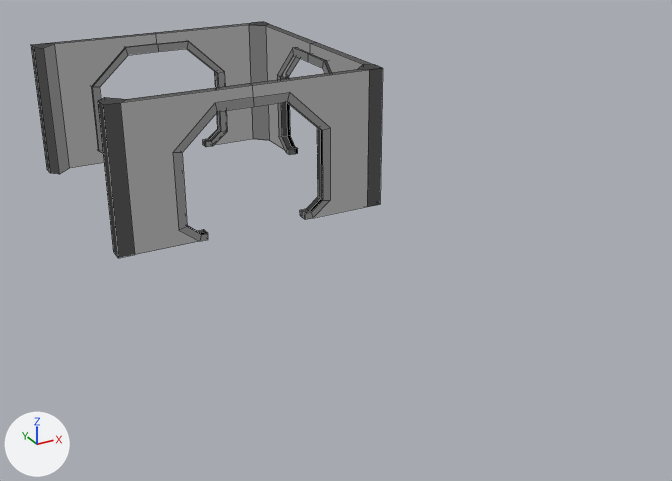
Two versions of the Blender file DOCS/Assets/3Dassets/Models/_Stage_Exp.blend, one commit apart.
Camera for both pictures: a camera (50 mm lens) standing at (-10.9, -29.4, 11.5) and looking at (1.3, -7.2, 0.4). Every picture has the same lights, and +X, +Y and +Z are marked at lower left. Mesh edges are drawn as thin lines. The same objects are shown in both versions, whatever each file hides.

In view in the first picture: '_Door_', '_Door_Corridor'.
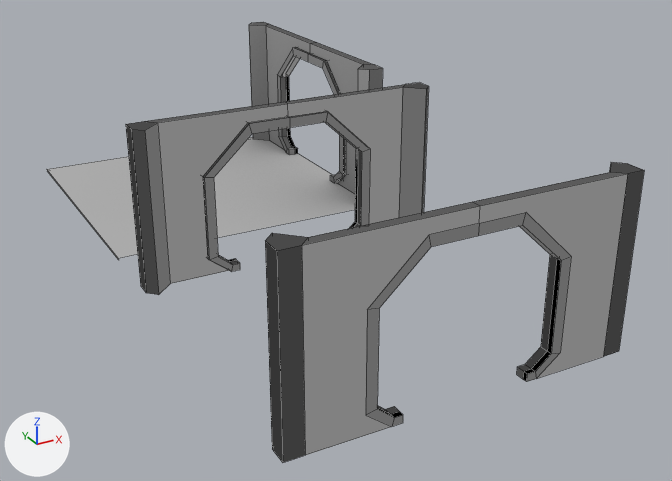
Changed parts and their boxes (x1, y1, x2, y2) in the pictures (672 x 481 px):
'_Door_Corridor', moved: before (31, 22, 383, 258); after (126, 82, 644, 463)
'_Door_', reshaped: before (249, 23, 381, 155); after (47, 22, 383, 259)
part 1 of me_cube_003, added: after (47, 137, 355, 259)
part 2 of me_cube_003, recoloured: before (266, 24, 373, 150); after (266, 24, 373, 194)
part 3 of me_cube_003, recoloured: before (277, 55, 332, 155); after (277, 55, 346, 183)

Patch to the scene script:
```diff
--- a/DOCS/Assets/3Dassets/Models/_Stage_Exp.blend.py
+++ b/DOCS/Assets/3Dassets/Models/_Stage_Exp.blend.py
@@ img_door_ao @@
+img_door_ao = load_image('_Door_AO', '../Textures/Stage/Area_Main/AO/_Door_AO.png', 1024, 1024, 'sRGB')
@@ img_door_1 @@
+img_door_1 = load_image('_Door', '../Textures/Stage/Area_Main/Textures/_Door.png', 1024, 1024, 'sRGB')
@@ mat_door_ao @@
+mat_door_ao = bpy.data.materials.new('_Door_AO')
+# uses the picture img_door_1
+# uses the picture img_door_ao
@@ me_cube_003 @@
 # used by ob_door; location = (0.0, 0.0, 0.0)
 # verts and faces of me_cube_003; kept vertices keep their numbers, new ones are numbered from 109
-me_cube_003.from_pydata(...)  # 109 vertices, 60 faces; spans x 3.74..4.5, y -4.5..4.5, z 0.0..4.63
-me_cube_003.materials.append(mat_wallcolumn)  # picture img_wallcolumn
+me_cube_003.from_pydata(...)  # 116 vertices, 63 faces; spans x -4.5..4.5, y -4.5..4.5, z -0.06..4.63
+# me_cube_003 part 1
+verts[109] = (-4.5, -4.5, 0.0)  # pixel (118, 258)
+verts[110] = (-4.5, 4.5, 0.0)  # pixel (46, 169)
+verts[111] = (-4.5, 4.5, -0.06)  # pixel (47, 171)
+for new, old in zip([112, 113, 114], [109, 110, 111]): verts[new] = verts[old] + (9.0, 0.0, 0.0)
+verts[115] = (-4.5, -4.5, -0.06)  # pixel (118, 260)
+faces += [(109, 110, 111, 115), (110, 113, 114, 111), (109, 112, 113, 110)]
+# me_cube_003 part 2: 8 faces spanning x 4.24..4.5, y -4.0..4.0, z 0.0..4.63 switch from mat_wallwithdoor (picture img_wallwithdoor) to mat_door_ao
+# me_cube_003 part 3: 42 faces spanning x 4.14..4.5, y -2.6..2.6, z 0.0..4.26 switch from mat_doorframe (picture img_doorframe) to mat_door_ao
@@ ob_door_corridor @@
 ob_door_corridor = bpy.data.objects.new('_Door_Corridor', me_cube_017)
-ob_door_corridor.location = (0.0, 0.0, 0.0)
+ob_door_corridor.location = (0.0, -11.09, 0.0)
```
